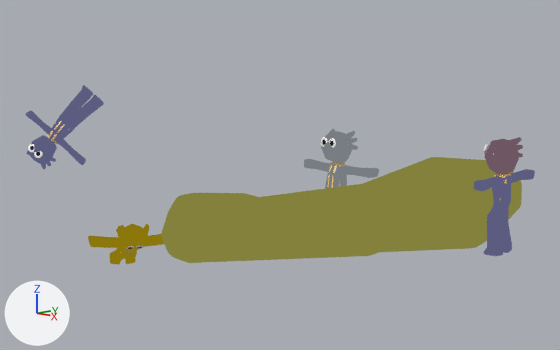
The Blender file art/SteamAssets/AssetFiles/MainCapsuleImage.blend: old version first, new version second.
Rendered twice from a 50 mm camera at (22.2, -21.6, 10.2) aimed at (-0.7, 0.1, 5.0). The lights are fixed; the arrows at lower left show +X, +Y and +Z. The first picture is the older version.

Objects in the first picture: 'Raft', 'body', 'body.001', 'body.002', 'body.003', 'head', 'head.001', 'head.002', 'head.003' and 4 more.
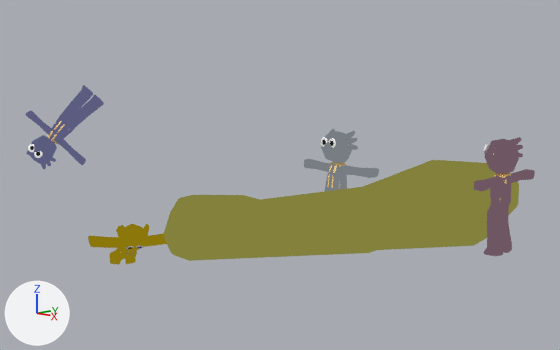
Boxes (x1, y1, x2, y2) around the edits, measured in the pictures (560 x 350 px):
'Raft', modifiers changed
    before: (161, 157, 522, 263)
    after: (164, 160, 519, 261)
'body.002', recoloured (blue to brown)
    both: (474, 169, 535, 256)

Patch to the scene script:
```diff
--- a/art/SteamAssets/AssetFiles/MainCapsuleImage.blend.py
+++ b/art/SteamAssets/AssetFiles/MainCapsuleImage.blend.py
@@ mat_material_017 @@
+mat_material_017 = emission_material('Material.017')
+mat_material_017.base_color = (0.156, 0.0953, 0.125)  # brown #6e5763
@@ ob_raft @@
 _m = ob_raft.modifiers.new('Solidify.001', 'SOLIDIFY')
-_m.thickness = -0.2
+_m.thickness = -0.1
 _m.material_offset = 1
@@ ob_body_002 @@
 ob_body_002.rotation_euler = (0.0, 0.0, -1.541)  # degrees (0, 0, -88)
+ob_body_002.material_slots[1].link = 'OBJECT'; ob_body_002.material_slots[1].material = mat_material_017  # brown #6e5763
 _m = ob_body_002.modifiers.new('Mirror', 'MIRROR')
```
